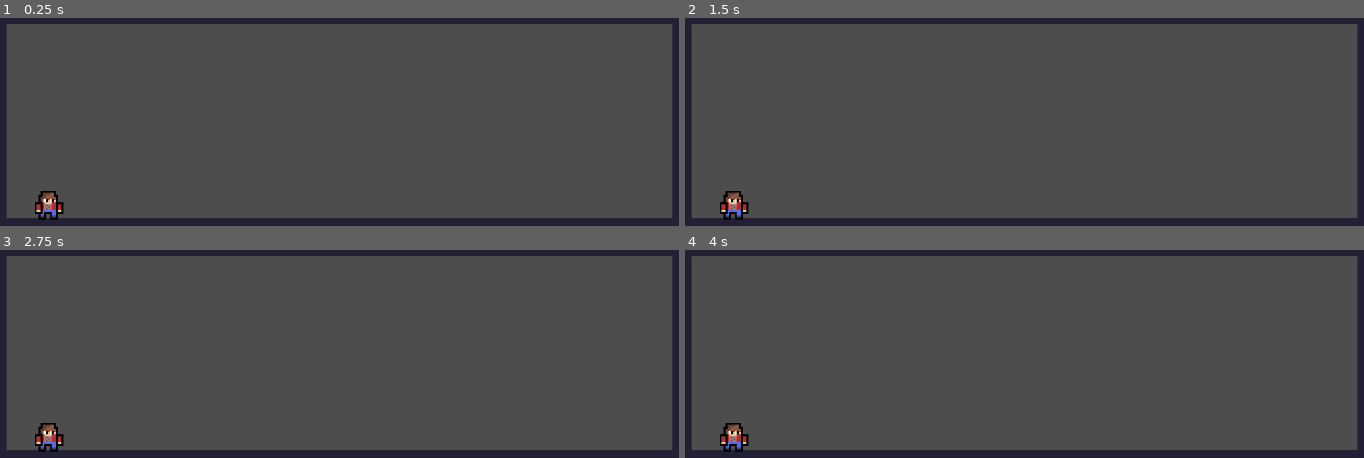
Above: before the commit, frames 1-4 (two rows, left to right).
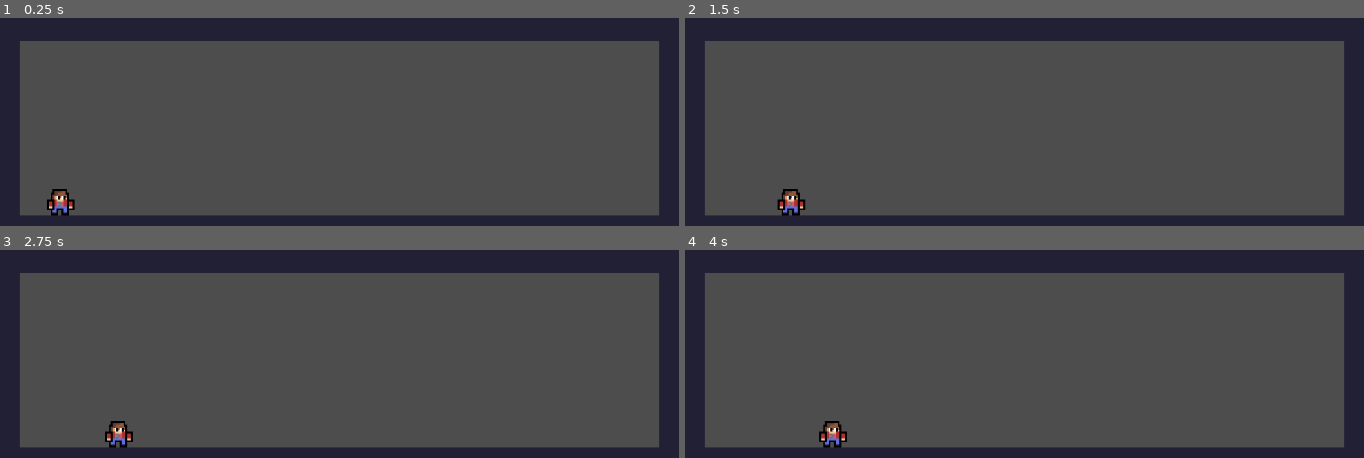
Above: after the commit, the same moments.

Repository: PlasmaGamesGS/please--wait--calibrating
Game: Godot game, scene res://scenes/main_scene.tscn
Same seed, same stepped clock (60 frames per second), same inputs: the game is played once before the commit and once after it. Before the commit the project starts from res://scenes/levels/level_1.tscn.
Inputs:
- Up to frame 1 (0.25 s): no input
- Up to frame 2 (1.5 s): tap Enter at 0.5 s; hold Right (ui_right) 0.53-1.28 s; hold Left (ui_left) from 1.28 s (still down)
- Up to frame 3 (2.75 s): release Left (ui_left) at 2.03 s; hold Right (ui_right) from 2.03 s (still down)
- Up to frame 4 (4 s): release Right (ui_right) at 3.53 s; hold Left (ui_left) from 3.53 s (still down)

The runs differ from the first frame. In frame 1, 13% of the frame differs, in the area x 1-99%, y 2-98%; in frame 2, 13%; in frame 3, 13%; in frame 4, 13%.

Commit message:
Añadido movimiento del jugador y ligeros cambios
El jugador ahora puede moverse a derecha e izquierda y colisiona con el nivel.
Cambios en los niveles. Se han cambiado de nombre y reubicado un par de archivos. Ahora se juega en el nivel principal donde ahora se sitúa la cámara

Diff:
--- a/project.godot
+++ b/project.godot
@@ -11,7 +11,7 @@
 [application]
 
 config/name="Please, wait, calibrating..."
-run/main_scene="uid://c7demcc55e7k"
+run/main_scene="uid://cbwkgt6imvh8n"
 config/features=PackedStringArray("4.5", "GL Compatibility")
 config/icon="res://icon.svg"
 
--- a/scenes/levels/level_1.tscn
+++ b/scenes/levels/level_0.tscn
@@ -15,8 +15,5 @@
 [node name="Background" type="TileMapLayer" parent="."]
 
 [node name="Player" parent="." instance=ExtResource("2_x42e6")]
-position = Vector2(-168, 8)
+position = Vector2(-168, 7)
 scale = Vector2(1.1, 1.1)
-
-[node name="Camera2D" type="Camera2D" parent="."]
-zoom = Vector2(2.5, 2.5)
--- a/scenes/main_scene.tscn
+++ b/scenes/main_scene.tscn
@@ -1,3 +1,10 @@
-[gd_scene format=3 uid="uid://cbwkgt6imvh8n"]
+[gd_scene load_steps=2 format=3 uid="uid://cbwkgt6imvh8n"]
 
-[node name="Node2D" type="Node2D"]
+[ext_resource type="PackedScene" uid="uid://c7demcc55e7k" path="res://scenes/levels/level_0.tscn" id="1_w2twt"]
+
+[node name="MainScene" type="Node2D"]
+
+[node name="Level0" parent="." instance=ExtResource("1_w2twt")]
+
+[node name="Camera2D" type="Camera2D" parent="Level0"]
+zoom = Vector2(2.4, 2.25)
--- /dev/null
+++ b/scenes/player.gd
@@ -0,0 +1,11 @@
+extends CharacterBody2D
+
+
+func _physics_process(delta):
+	if Input.is_action_pressed("ui_right"):
+		velocity.x = 50
+	elif Input.is_action_pressed("ui_left"):
+		velocity.x = -50
+	else:
+		velocity.x = 0
+	move_and_slide()
--- a/scenes/player.tscn
+++ b/scenes/player.tscn
@@ -1,17 +1,20 @@
-[gd_scene load_steps=3 format=3 uid="uid://d1bern1ybm1xl"]
+[gd_scene load_steps=4 format=3 uid="uid://d1bern1ybm1xl"]
 
 [ext_resource type="Texture2D" uid="uid://4p4cwpig1o45" path="res://assets/sprites/player/alpha_player_idle.png" id="1_esbpa"]
+[ext_resource type="Script" uid="uid://isix7d8tu3y6" path="res://scenes/player.gd" id="1_g2els"]
 
 [sub_resource type="RectangleShape2D" id="RectangleShape2D_kkt6c"]
-size = Vector2(15.333333, 15.333334)
+size = Vector2(15.333333, 15.32217)
 
 [node name="Player" type="CharacterBody2D"]
 scale = Vector2(1.5, 1.5)
 collision_layer = 4
+script = ExtResource("1_g2els")
 
 [node name="Sprite2D" type="Sprite2D" parent="."]
 texture = ExtResource("1_esbpa")
 
 [node name="CollisionShape2D" type="CollisionShape2D" parent="."]
-position = Vector2(0.33333325, 0.33333325)
+position = Vector2(0, 0.5)
+scale = Vector2(1.05, 0.98)
 shape = SubResource("RectangleShape2D_kkt6c")
Not shown, added: scenes/player.gd.uid
